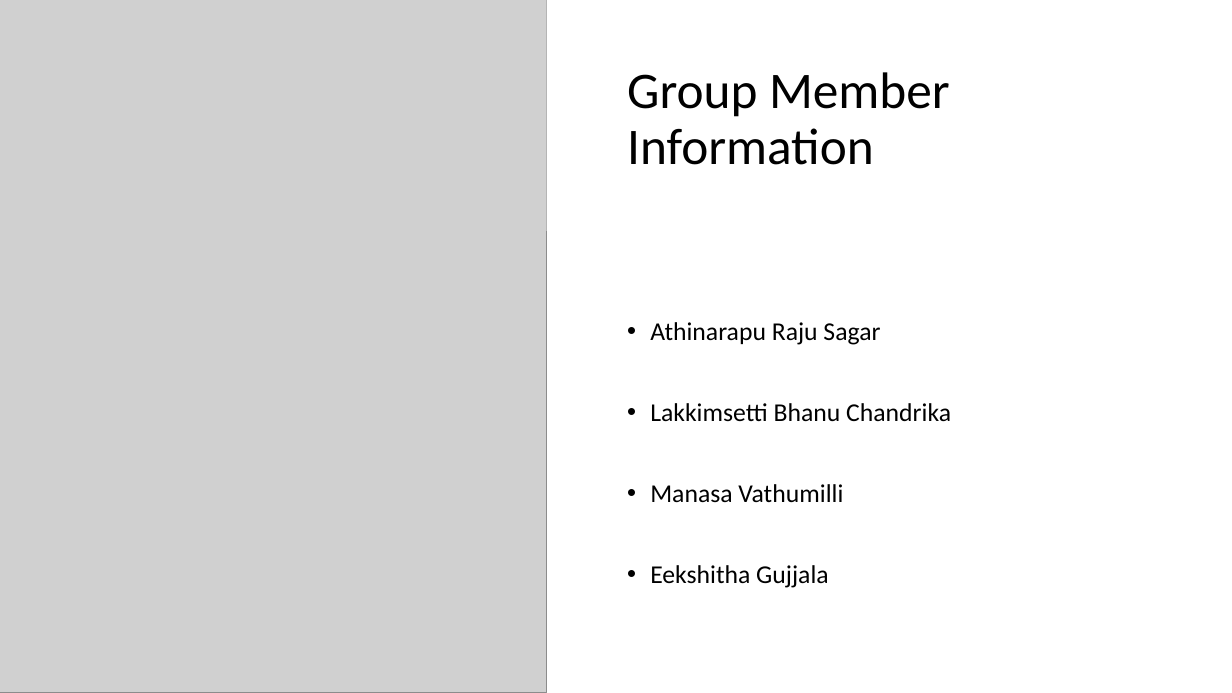
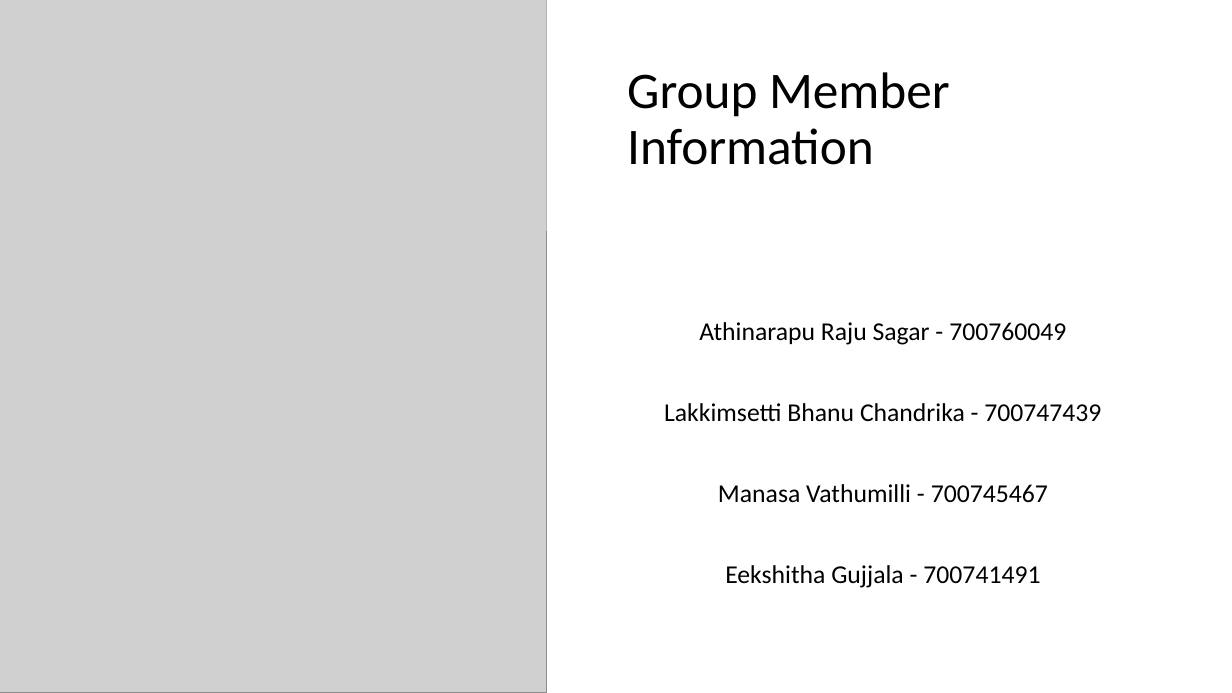
Before and after one commit to bhanuchandrika99/NNDL_Final_Project, a slide deck: slide 2 of Presentation.pptx. Drawn at 1232x693 pixels with LibreOffice and Linux fonts; fonts in the diff are those of the drawing; grey boxes stand for pictures. Boxes give left, top, right and bottom in pixels: in the first picture for what was removed or moved away, otherwise in the second. Text is boxed around its words. In the diff, an @@ line names an element or a change of style, - is before the commit and + after.

```diff
--- a/Presentation.pptx
+++ b/Presentation.pptx
@@ text at (664,322,1101,588): text changed @@
-• Athinarapu Raju Sagar
-• Lakkimsetti Bhanu Chandrika
-• Manasa Vathumilli
-• Eekshitha Gujjala
+Athinarapu Raju Sagar - 700760049
+Lakkimsetti Bhanu Chandrika - 700747439
+Manasa Vathumilli - 700745467
+Eekshitha Gujjala - 700741491
```
Also in this commit, not shown: 6 other slides changed.
